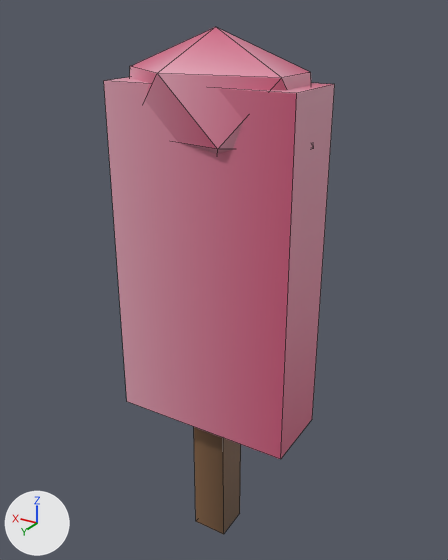
Before and after pictures for a commit that changed the FBX model art/export/dt_ice_lolly.fbx.
The view is the same before and after, from a 50 mm lens placed at (-0.332, 0.538, 0.612), pointed at (0.001, -0.017, 0.335). The axes (+X, +Y, +Z) are drawn at lower left. The lights are the same throughout. The older version comes first. Mesh edges are drawn as thin lines.

The first picture shows 'dt_ice_lolly'.
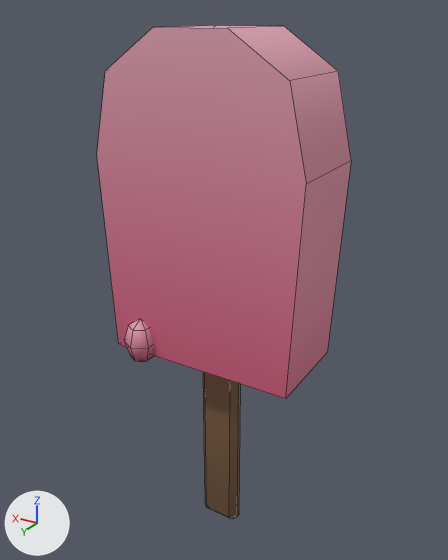
Boxes [x1, y1, x2, y2] around the edits, measured in the pictures (448 x 560 px):
```json
{"object": "dt_ice_lolly", "change": "reshaped", "before": [104, 27, 335, 534], "after": [97, 26, 351, 519], "on screen": "10% wider"}
{"part": 1, "of": "me_dt_ice_lolly", "change": "added", "after": [124, 319, 153, 362], "on screen": "pink"}
{"part": 2, "of": "me_dt_ice_lolly", "change": "rebuilt", "before": [130, 27, 311, 154], "after": [97, 26, 351, 398]}
{"part": 3, "of": "me_dt_ice_lolly", "change": "rebuilt", "before": [194, 427, 241, 534], "after": [203, 372, 241, 519]}
{"part": 4, "of": "me_dt_ice_lolly", "change": "deleted", "before": [104, 77, 335, 459], "on screen": "pink"}
```

Edits to the scene script, one JSON object a line:
```json
{"block": "me_dt_ice_lolly", "where": "# used by ob_dt_ice_lolly; location = (0.0, 0.0, 0.0)"}
{"op": "remove", "block": "me_dt_ice_lolly", "code": "me_dt_ice_lolly.from_pydata(...)  # 28 vertices, 32 faces; spans x -0.106..0.106, y -0.05..0.05, z 0.0..0.6"}
{"op": "add", "block": "me_dt_ice_lolly", "code": "me_dt_ice_lolly.from_pydata(...)  # 60 vertices, 60 faces; spans x -0.12..0.12, y -0.065..0.065, z 0.0..0.6"}
{"block": "me_dt_ice_lolly", "change": "me_dt_ice_lolly part 1: a new loose piece, a UV sphere (6 segments, 4 rings, poles along z) spanning x 0.058..0.092, y 0.025..0.065, z 0.237..0.293, in mat_palette (picture img_palette_png)"}
{"block": "me_dt_ice_lolly", "change": "me_dt_ice_lolly part 2: the loose piece of 12 vertices spanning x -0.106..0.106, y -0.05..0.05, z 0.458..0.6 is rebuilt with 16 vertices and now spans x -0.12..0.12, y -0.065..0.045, z 0.25..0.6"}
{"block": "me_dt_ice_lolly", "change": "me_dt_ice_lolly part 3: the loose piece of 8 vertices spanning x -0.021..0.021, y -0.021..0.021, z 0.0..0.212 is rebuilt with 24 vertices and now spans x -0.025..0.025, y -0.02..0.0, z 0.0..0.27"}
{"block": "me_dt_ice_lolly", "change": "me_dt_ice_lolly part 4: the loose piece of 8 vertices spanning x -0.106..0.106, y -0.042..0.042, z 0.169..0.55 is deleted"}
```
